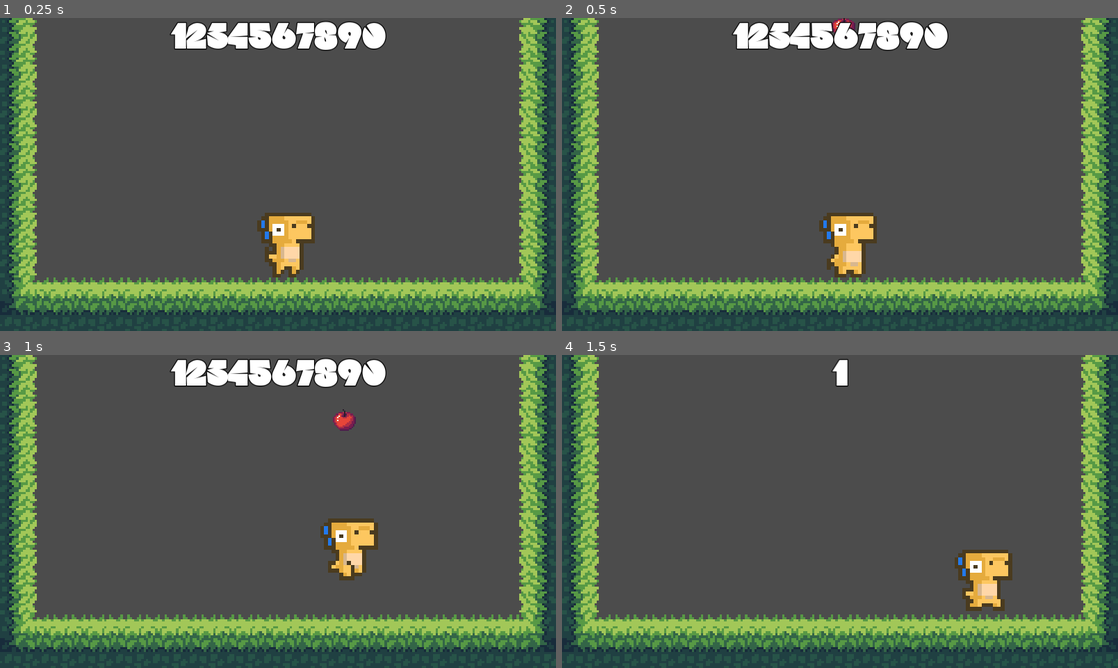
Above: before the commit, frames 1-4 (two rows, left to right).
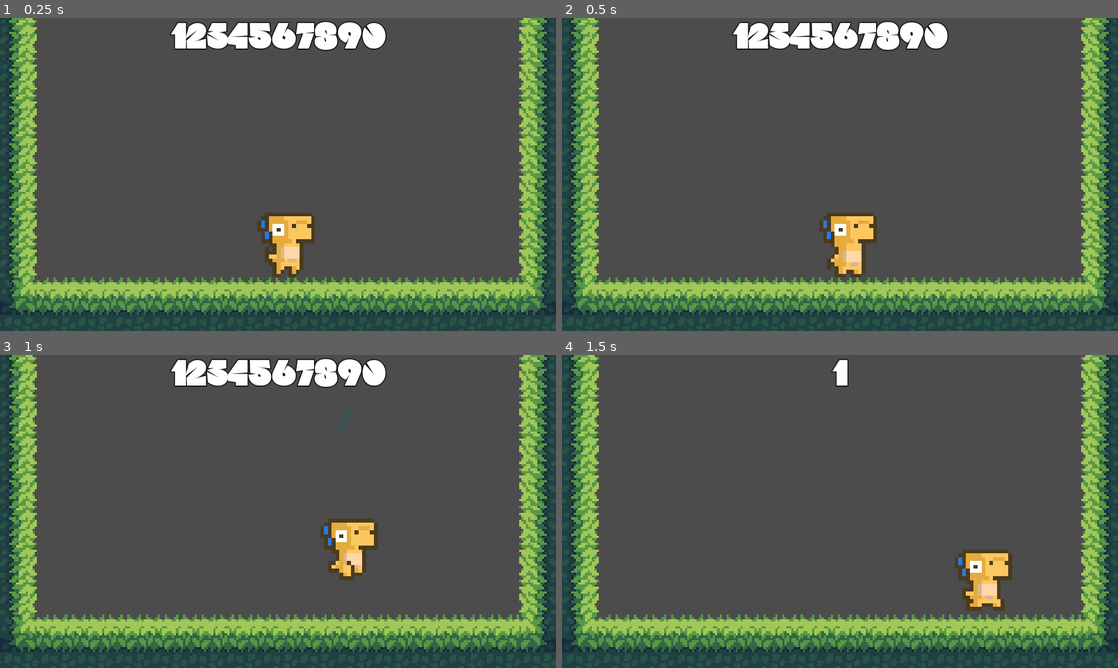
Above: after the commit, the same moments.

Repository: nikolai-in/dinos-birthday-cake
Game: Godot game, scene res://scenes/Main/Main.tscn
Two runs of this game, one before a commit and one after it. Both use one fixed random seed, a clock stepped at 60 frames per second and the inputs below.
Inputs (mouse positions are in pixels of both pictures, inside the frame that each line leads up to):
- Up to frame 1 (0.25 s): no input
- Up to frame 2 (0.5 s): no input
- Up to frame 3 (1 s): move the mouse to (400, 495) at 0.52 s; hold D (move_right) from 0.53 s (still down); click (400, 495) at 0.67 s; tap Space (jump) at 0.77 s
- Up to frame 4 (1.5 s): keep holding D (move_right); move the mouse to (728, 527) at 1.27 s

Frame 1 is identical in both runs. In frame 2, less than 0.1% of the frame differs, in the area x 48-53%, y 0-7%; in frame 3, 0.2%, in the area x 59-64%, y 17-25%; in frame 4, nothing differs.

Commit message:
:sparkles: Complete fruits

Diff:
--- a/src/scenes/Fruit/Fruit.gd
+++ b/src/scenes/Fruit/Fruit.gd
@@ -1,6 +1,11 @@
 extends RigidBody2D
-
 
 
 func _on_Fruit_body_entered(body: Node) -> void:
 	Events.emit_signal("food_collected", self)
+
+
+func _ready() -> void:
+	var rng = RandomNumberGenerator.new()
+	$Sprite.texture.region = Rect2(16 * rng.randi_range(1,5), 16 * rng.randi_range(1,37), 16, 16)
+	$Sprite.rotation_degrees = rand_range(0, 360)
--- a/src/scenes/Fruit/Fruit.tscn
+++ b/src/scenes/Fruit/Fruit.tscn
@@ -5,7 +5,7 @@
 
 [sub_resource type="AtlasTexture" id=1]
 atlas = ExtResource( 1 )
-region = Rect2( 0, 0, 16, 16 )
+region = Rect2( 128, 32, 16, 16 )
 
 [sub_resource type="CircleShape2D" id=2]
 radius = 45.0111
--- a/src/scenes/UI/ScoreLabel.gd
+++ b/src/scenes/UI/ScoreLabel.gd
@@ -9,7 +9,6 @@
 
 
 func on_score_change(fruit: RigidBody2D) -> void:
-	print(fruit)
 	score += 1 * fruit.mass
 	text = str(score)
 	fruit.queue_free()
--- a/src/scenes/player/Player.tscn
+++ b/src/scenes/player/Player.tscn
@@ -95,6 +95,7 @@
 scale = Vector2( 13.25, 13.25 )
 frames = SubResource( 14 )
 animation = "IDLE"
+frame = 1
 playing = true
 offset = Vector2( 1, -8 )
 
